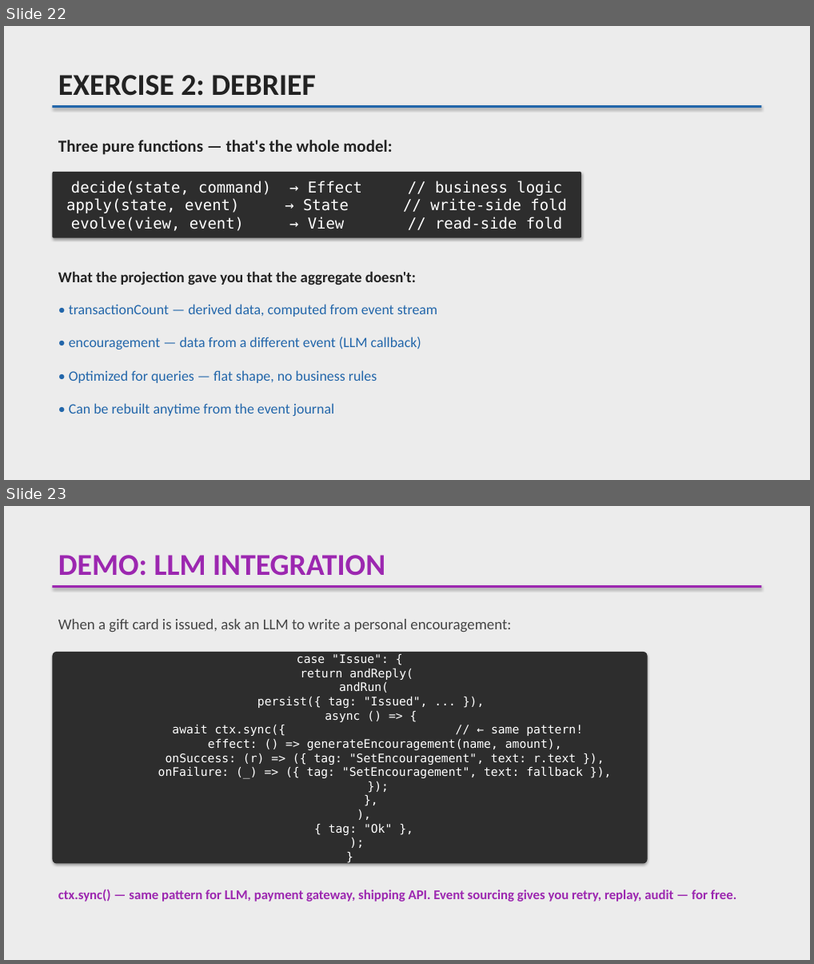
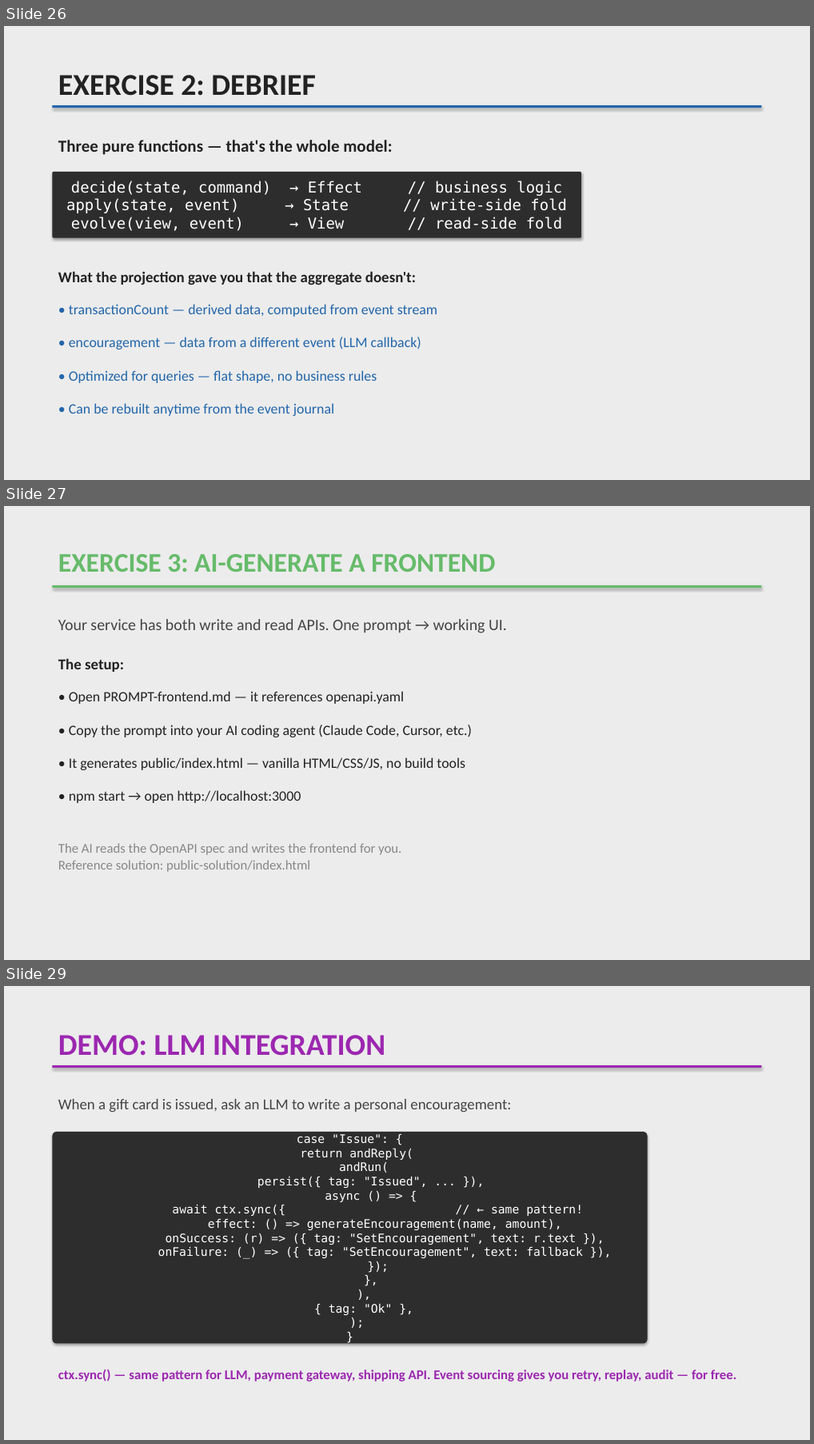
Before and after one commit to lambda-house/teob-ts-workshop-gift-card, a slide deck: slides/DDD-Workshop-Slides.pptx. Shown one above the other, each under a label of ours: slides 22 and 23 before the commit, slides 26, 27 and 29 after it; the slides between them are not shown. The pictures are 814x964 and 814x1444 pixels, drawn with LibreOffice and Linux fonts; fonts in the diff are those of the drawing. Boxes give left, top, right and bottom in pixels: in the first picture for what was removed or moved away, otherwise in the second. Text is boxed around its words. In the diff, an @@ line names an element or a change of style, - is before the commit and + after.

```diff
--- a/slides/DDD-Workshop-Slides.pptx
+++ b/slides/DDD-Workshop-Slides.pptx
@@ slide 27 added at <box>4,506,810,960</box>, background #ECECEC @@
@@ text added at <box>58,554,495,572</box>, 32 pt, text #66BB6A, bold @@
+EXERCISE 3: AI-GENERATE A FRONTEND
@@ rectangle added at <box>52,585,762,588</box>, fill #66BB6A @@
@@ text added at <box>58,619,507,633</box>, 19 pt, text #444444 @@
+Your service has both write and read APIs. One prompt → working UI.
@@ text added at <box>58,658,124,672</box>, 18 pt, text #222222, bold @@
+The setup:
@@ text added at <box>69,691,405,704</box>, 17 pt, text #222222 @@
+• Open PROMPT-frontend.md — it references openapi.yaml
@@ text added at <box>69,724,472,737</box>, 17 pt, text #222222 @@
+• Copy the prompt into your AI coding agent (Claude Code, Cursor, etc.)
@@ text added at <box>69,757,466,770</box>, 17 pt, text #222222 @@
+• It generates public/index.html — vanilla HTML/CSS/JS, no build tools
@@ text added at <box>69,790,302,803</box>, 17 pt, text #222222 @@
+• npm start → open http://localhost:3000
@@ text added at <box>58,843,402,872</box>, 16 pt, text #888888 @@
+The AI reads the OpenAPI spec and writes the frontend for you.
+Reference solution: public-solution/index.html
@@ what was slide 22 is now slide 26 @@
@@ what was slide 23 is now slide 29 @@
```
Also in this commit, not shown: 4 slides changed, 6 other slides added, 1 slide removed, 9 other files.
